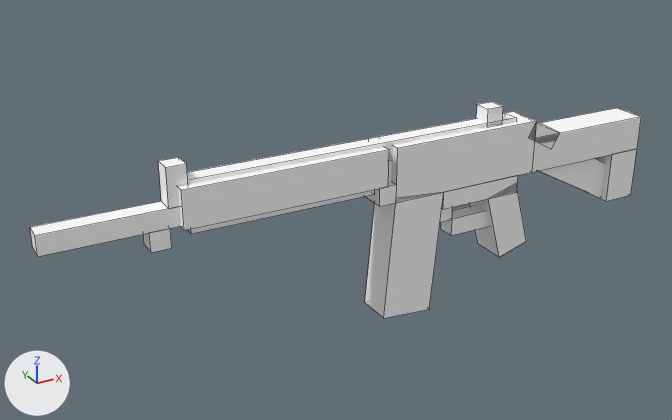
An edit to the OBJ model crafting-dead-core/src/main/resources/assets/craftingdead/models/gun/fnfal.obj, drawn before and after from the same camera.
Rendered twice from a 50 mm camera at (-2.009, -2.464, 2.528) aimed at (-0.643, 0.02, 1.287). The axes (+X, +Y, +Z) are drawn at lower left. The lights are the same throughout. Mesh edges are drawn as thin lines. Where no turn or scale is listed for an object, it has been applied to the vertices.

Names of what the first picture shows: 'Shape1', 'Shape11', 'Shape15', 'Shape16', 'Shape17', 'Shape2', 'Shape3', 'Shape5', 'Shape6', 'Shape7', 'Shape8', 'Shape9'.
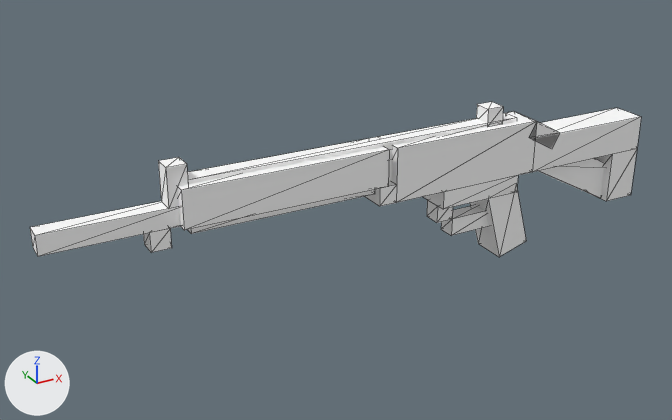
The newer file is also turned or shifted as a whole; pictures and numbers use the older file's frame.

Changed parts and their boxes [x1, y1, x2, y2] in the pictures (672 x 420 px):
'Shape1', reshaped: before [378, 111, 537, 202]; after [378, 111, 537, 203]
'Shape6', deleted: before [365, 192, 444, 318]

What changed in the scene script:
```text
Change me_shape1:
    used by ob_shape1; location = (0.0, 0.0, 0.0)
    remove me_shape1.from_pydata(...)  # 8 vertices, 6 faces; spans x -0.5..0.062, y -0.125..0.0, z 1.337..1.525
    add me_shape1.from_pydata(...)  # 8 vertices, 12 faces; spans x -0.5..0.062, y -0.125..0.0, z 1.338..1.525
    me_shape1 part 1
    6 faces are deleted
    12 new faces join them
Remove ob_shape6:
    ob_shape6 = bpy.data.objects.new('Shape6', me_shape6)
    ob_shape6.location = (0.0, 0.0, 0.0)
```
